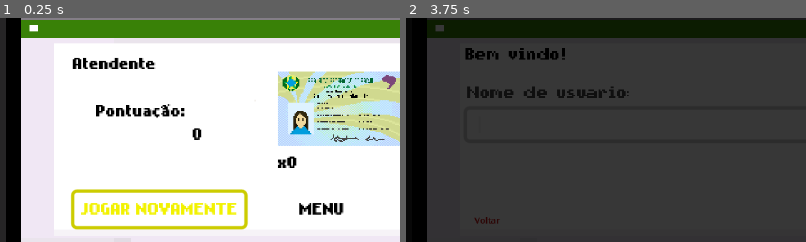
Above: before the commit, frames 1-2 (left to right).
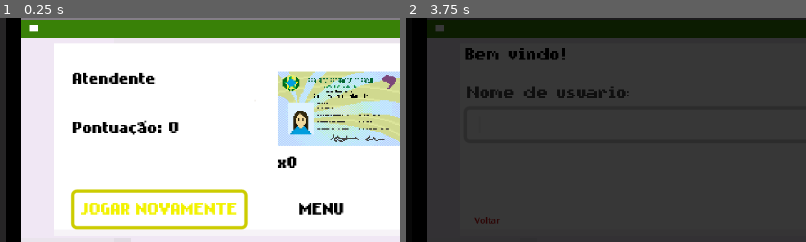
Above: after the commit, the same moments.

Repository: bianca-bezerra/CINExpress
Game: Godot game, scene res://scenes/results_screen.tscn
Same seed, same stepped clock (60 frames per second), same inputs: the game is played once before the commit and once after it. This scene is started directly instead of the project's main scene.
Inputs:
- Up to frame 1 (0.25 s): no input
- Up to frame 2 (3.75 s): click "JOGAR NOVAMENTE" at 0.5 s; click "JOGAR NOVAMENTE" at 1.25 s; click "JOGAR NOVAMENTE" at 2 s; click "MENU" at 2.75 s; tap Enter (ui_accept) at 3.5 s; tap Space (space) at 3.6 s
The pictures show only the part of the screen within x 21-71%, y 15-65%; the shares and areas given below are measured in that part.

The runs differ from the first frame. In frame 1, 3.2% of the frame differs, in the area x 18-51%, y 17-55%; in frame 2, nothing differs.

Commit message:
feat: arruma o input e o layout da tela de resultados

Diff:
--- a/scenes/game_manager.tscn
+++ b/scenes/game_manager.tscn
@@ -6,7 +6,7 @@
 
 [node name="GameManager" type="Node"]
 script = ExtResource("1_hwd4i")
-total_game_duration = 10
+total_game_duration = 15
 
 [node name="GameTimer" type="Timer" parent="."]
 
--- a/scenes/levels/type_quickly.tscn
+++ b/scenes/levels/type_quickly.tscn
@@ -52,6 +52,7 @@
 alignment = 1
 
 [node name="InputLineEdit" parent="CanvasLayer" instance=ExtResource("3_ufyvn")]
+keep_editing_on_text_submit = true
 
 [node name="AssinaturaDigital" type="TextureRect" parent="CanvasLayer"]
 offset_left = 160.0
--- a/scenes/levels/username_scene.tscn
+++ b/scenes/levels/username_scene.tscn
@@ -38,6 +38,7 @@
 texture = ExtResource("2_1djc6")
 
 [node name="PreviousButton" type="Button" parent="."]
+z_index = 41
 offset_left = 137.0
 offset_top = 157.0
 offset_right = 176.505
@@ -60,6 +61,8 @@
 theme_override_colors/font_color = Color(0.33028352, 0.33028352, 0.33028352, 1)
 theme_override_fonts/font = ExtResource("4_37a74")
 theme_override_font_sizes/font_size = 8
+max_length = 20
+keep_editing_on_text_submit = true
 flat = true
 
 [node name="WarningLabel" type="RichTextLabel" parent="."]
--- a/scenes/results_screen.tscn
+++ b/scenes/results_screen.tscn
@@ -33,11 +33,11 @@
 theme_override_font_sizes/font_size = 8
 text = "x100"
 
-[node name="VBoxContainer" type="VBoxContainer" parent="."]
-offset_left = 159.0
-offset_top = 92.0
-offset_right = 223.0
-offset_bottom = 132.0
+[node name="VBoxContainer" type="HBoxContainer" parent="."]
+offset_left = 145.0
+offset_top = 95.0
+offset_right = 220.0
+offset_bottom = 119.0
 pivot_offset = Vector2(32, 20)
 
 [node name="ScoreLabel" type="Label" parent="VBoxContainer"]
@@ -58,9 +58,9 @@
 [node name="TitleLabel" type="RichTextLabel" parent="."]
 modulate = Color(0, 0, 0, 1)
 offset_left = 145.0
-offset_top = 57.0
+offset_top = 66.0
 offset_right = 335.0
-offset_bottom = 80.0
+offset_bottom = 89.0
 theme_override_fonts/normal_font = ExtResource("3_cij7f")
 theme_override_font_sizes/normal_font_size = 8
 bbcode_enabled = true
--- a/scripts/results_screen.gd
+++ b/scripts/results_screen.gd
@@ -15,7 +15,7 @@
 	score_label.text = "0"
 	cins_label.text = "x0"
 	var _player_name: String = PlayerManager._current_player_data["name"]
-	title_label.text = "Atendente [wave] %s [/wave]" % _player_name.left(10)
+	title_label.text = "Atendente\n[wave]%s[/wave]" % _player_name
 
 	start_score_animation()
 	retry_game_button.grab_focus.call_deferred()
Not shown: 1 places in scenes/levels/username_scene.tscn that only renumber resources
